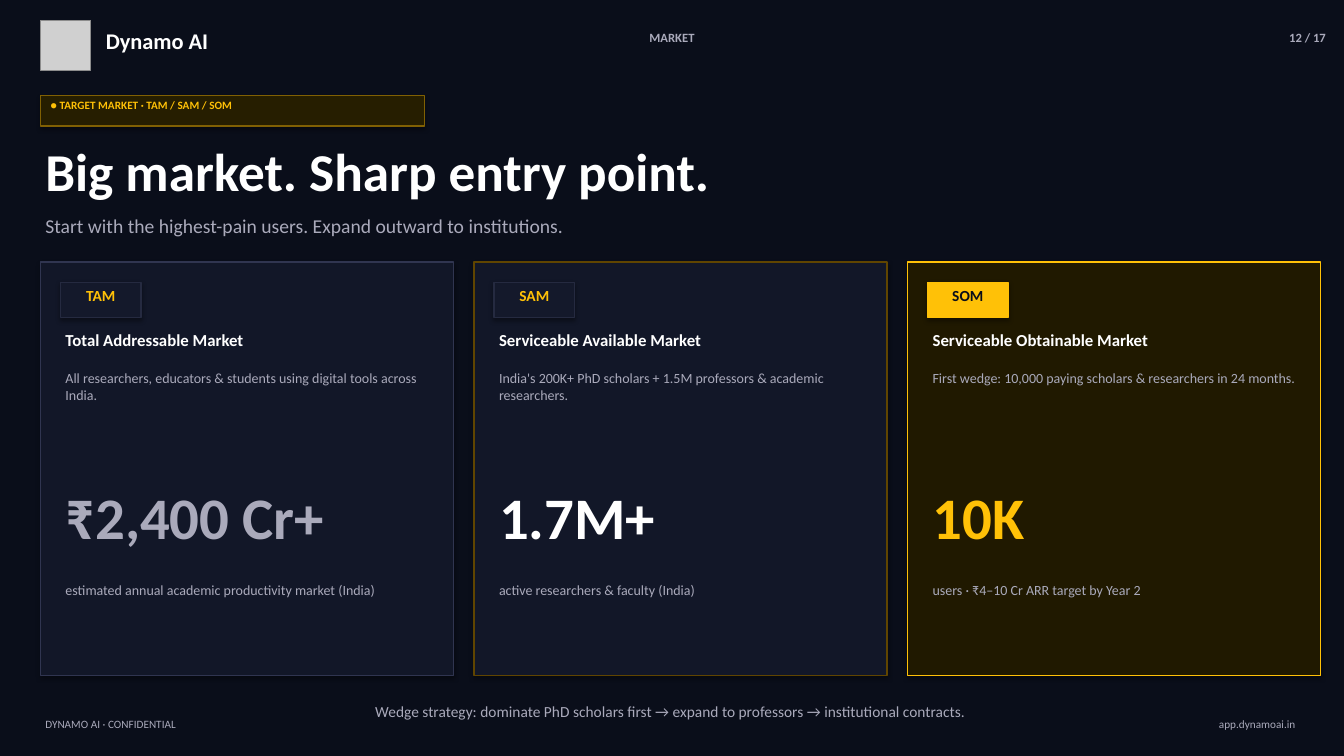
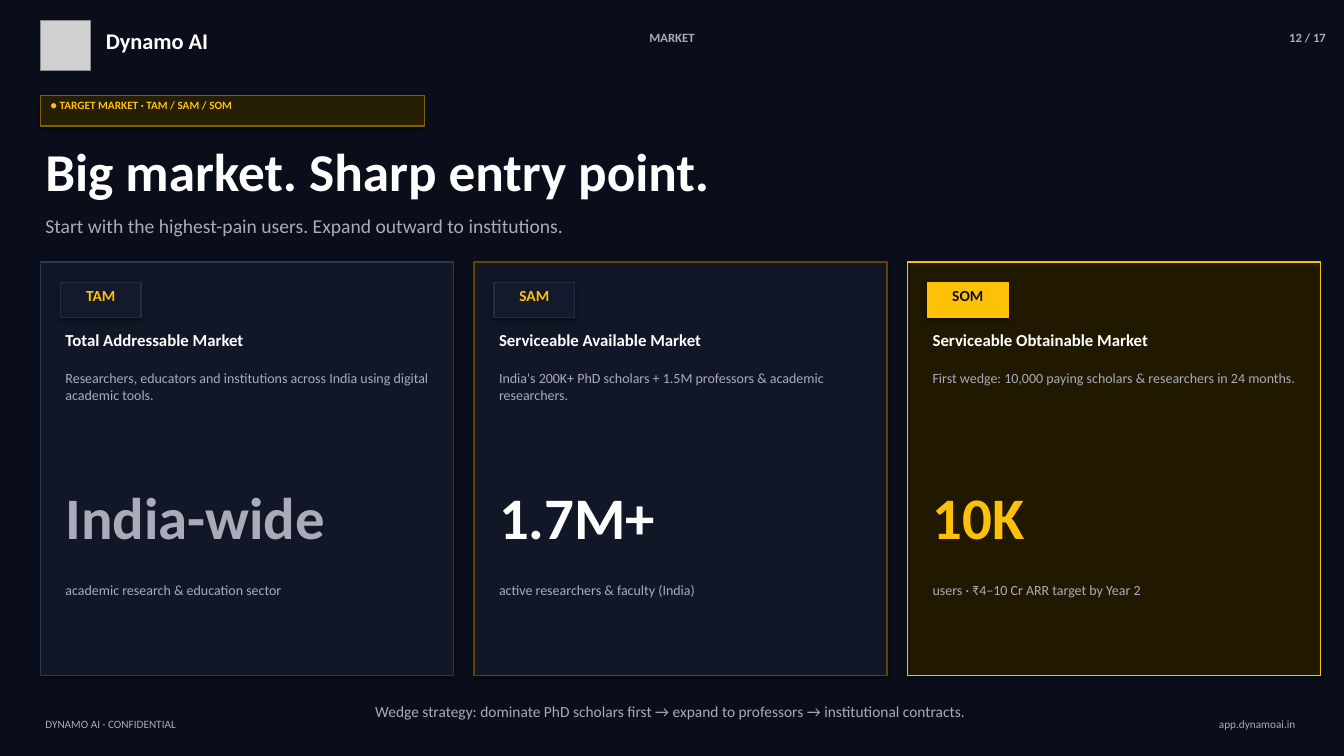
Before and after one commit to Anish0605/App_Dynamo_AI, a slide deck: slide 12 of Dynamo_AI_Pitch_Deck.pptx. Drawn at 1344x756 pixels with LibreOffice and Linux fonts; fonts in the diff are those of the drawing; grey boxes stand for pictures. Boxes give left, top, right and bottom in pixels: in the first picture for what was removed or moved away, otherwise in the second. Text is boxed around its words. In the diff, an @@ line names an element or a change of style, - is before the commit and + after.

```diff
--- a/Dynamo_AI_Pitch_Deck.pptx
+++ b/Dynamo_AI_Pitch_Deck.pptx
@@ text at (x1=65, y1=373, x2=429, y2=400): text changed @@
-All researchers, educators & students using digital tools across India.
+Researchers, educators and institutions across India using digital academic tools.
@@ text at (x1=65, y1=498, x2=324, y2=540): text changed @@
-₹2,400 Cr+
+India-wide
@@ text at (x1=65, y1=585, x2=281, y2=595): text changed @@
-estimated annual academic productivity market (India)
+academic research & education sector
```
Also in this commit, not shown: 8 other slides changed, 1 slide added, 1 slide removed, 2 other files.
